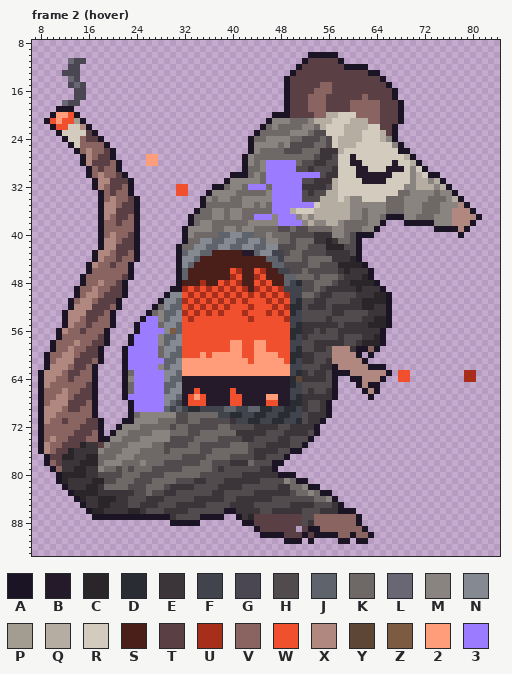
Edited in one commit: pixel-art file (tools/art/creatures/kilnshade/kilnshade_portrait.aseprite). Above is the file before it was changed.
96x96 pixels, 4 frames. Colours within 5 levels of each other are drawn and written as one. Shown: frame 2 (hover): x 7..84, y 8..93. The commit also changed other frames, which this record leaves out.
Visible layers, top first: "glow", "leds", "corpo".
Palette (. is transparent): A #1a1424  B #241a2a  C #2a2529  D #2a2c33  E #3b3539  F #41444d  G #4a4753  H #514b4e  J #5f636c  K #6e6866  L #6a6775  M #8a8480  N #858a92  P #a39c90  Q #b5ada1  R #d2cbbe  S #4a1f1a  T #5a4044  U #a82e1c  V #8a6460  W #f0502e  X #b08880  Y #5e4636  Z #7c5b40  2 #ff9c7a  3 #9b7bff
Pixels before, frame 2 (hover) (only the part around the change), first column x 34:
 8 ...................................................
 9 ...................................................
10 ...................AAAAA...........................
11 ..................ATTTTTA..........................
12 .................ATTTTTTTAAAA......................
13 ................ATTTTTTTTTTTTAA....................
14 ...............ATTTTTTTTTTTTTTTA...................
15 ...............ATTTTTVVTTTTTTTTTA..................
16 ...............ATTTTVVVTTTTTTTTTTA.................
17 ...............ATTTVVVTTTTTTVTTTTA.................
18 ...............ATTTVVVTTTTVVVVVTTTA................
19 ...............ATTTVVVTTTTVVVVVTTTA................
20 .............AAATTTTVVQQRRRVVVVTTTA................
21 ............AMMMKKKMQQQRRRQQQVVTTTA................
22 ...........AKMKKKKMMKQRRRQQQQRRTTA.................
23 ..........AKKKKKMMMKHHRRRQQQRRRQTA.................
24 .........AKKMMMMKKHHHKHRQQQQRRRQMA.................
25 .........AMMMMKMHHHHKKHRQQQRRRRRRMA................
26 .........AMKKKKHHHKKKEEEQRRRRRRRRRAA...............
27 ........AMKKKKKKKKKKHEEHRRBRRRRRRRRQA..............
28 ........AMKM33333KHHEEHHRRBBRRRRRBRRQA.............
29 ........AKKM33333HHEHHHERRRBBRRRBBBRMRA............
30 ......AAAKMK333333333HEERRRBBBBBBRRRMQRAA..........
31 .....AMMMMMK333333HHEEEQRRRRBBBBRRRRMQQMQA.........
32 ...AAKMMK333K33333EEEEHQRRRRRRRRRRRMMQQQMQA........
33 ..AMMMMKKKKKM33333HEHHQQRRRRRRRRRRKKMMMMKMMA.......
34 .AMKMMKKMMMMM33333HHHQQQRQMMRRRRKKKMMMMKKKMQA......
35 .AKKKKKKMMKMK3333333RQQQQQMMMMMMKKKMMMKKKMMMXA.....
36 AKKMMKMMKKKKK333QRRRQQQQQQMMKMMMKKKMMMKKKMMXXXA....
37 KKKMMKMMKK333M333MQMQQQQQQMMKMMKAAAMMKKKMMMXXXXA...
38 KMMKKKKKKMMMMM3333MQMMQQMKKKKMMA...AAAAAMMMXXXA....
39 MMMKKMMKMMKKKKHHKHHKKKKMMKKKMMA.........AAAAXA.....
40 KKKKJJNNJJKKMKKKHHHHEEEMMKHAAA..............A......
41 KNNJJNNJJNNJMMKKHKKKEECEKKHA.......................
42 NNJJNNJJNNJJNNHHHKKHHHCCCHHA.......................
43 NJJSSSSSBBJNNFFHKKHHHHEEEEHA.......................
44 JSSSSSSSSSSSJJFKKKHKKKKEEECA.......................
45 SSSSSSSSSSSSSJJHHHHKKHHHCCCCA......................
46 SSSSSSWUSSWUSSFFHHKHHHHHECEEEA.....................
47 SSSSSSUWSSUWSSSJJKKKHKKKHEEECA.....................
48 SUSSWUWUSSWUWSSJFDHHKKKHEECCCCA....................
49 UWUWUWUWUSUWUWUFFFHHKHEEEEECEEEA...................
50 WUWUWUWUWUWUWUWUFFKKHEEHHHHEEECCA..................
51 UWUWUWUWUWWWUWUWFDHHEEHHHHEECCCCA..................
52 WUWUWUWWWUWWWUWUDDHEEEHEEEEECCEEA..................
53 UWUWUWWWUWWWUWUWDFHHHHHEEHHHHEEEA..................
54 WWWWWWWWWUWWWWWUFFHHHHEHHHHHEECCA..................
55 WWWWWWWWWWWWWWWWFDEEEEEEHEEEECCCA..................
56 WWWWWWWWWWWWWWWWDDEEHEHHEEEEEEEA...................
After the commit:
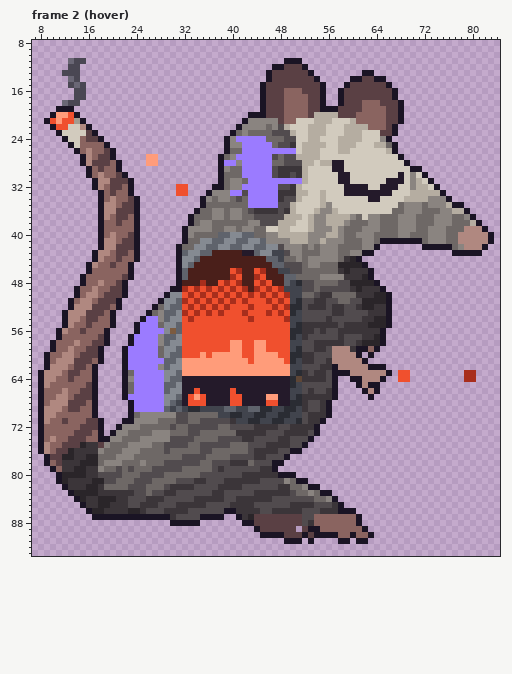
Difference:
Changed rows in their new state; - is an unchanged pixel.
Frame 2 (hover), layers "glow", "corpo":
first column x 38:
10 ---------------.....--------------------------
11 -----------AAA.......-------------------------
12 ---------AATTTA..........---------------------
13 --------ATTTT--A........A-.-------------------
14 --------ATTT----A.....AA--A-------------------
15 -------ATTTT-----A...A------------------------
16 -------ATTTVVV--TA..A-------------------------
17 -------ATTTVVVVTTA..A---T---------------------
18 -------ATTTVVVVTTA..A-TT----------------------
19 -------ATTTVVVVTTAAA--TT---V------------------
20 -----AAATTTVVVV-QQ--TTT----V------------------
21 ----AMMMM-TVVRRR-------VV--V------------------
22 ---AMMMM--HQRRRQQ--------VVV------------------
23 --AKMKK--HHHQRRQQQ---------T------------------
24 -AM33333KKKHHRRQQRR--------MA.----------------
25 -AMM33333KHHERQQQQR-------QQKA.---------------
26 -AKK333333333RQQQRRR-Q------QA..--------------
27 AKM333333H-HHQQQQRRR--R-------A..-------------
28 A33M3333-KKHHHQQRQQBB-RR-----R-A..------------
29 AMKK3333-HEEEEQRRRRBB--RR---RRR-AA.-----------
30 AKKK3333-HEEHEQRRRRRBB-RRRRRR-B--RA..---------
31 AK--K333------QRRRRRBB--RRRRBBB---RA..--------
32 ----3---3-HHEQRRRRRR-BBBB--BBB-R---RA..-------
33 --33H3333-EEEQQRRQRR-BBBBBBBB-RRQQQQQA..------
34 ---HK3333-EHHQRRR-RR-RRR-BB-RRRQQQQMMMA..-----
35 ----K3333-HHQRRR--MRRRRRRRRRRR-----MM-QAA.----
36 -----HEEEEHE-----MM-RRRRRRRRR----------QQA.---
37 ------HHHHHQQQRQMM-----KR---KKM--------KKMA.--
38 -------HHHQQQRR-----QM-----KKKMMMKKK---KKKQA--
39 --------RRQQRRRQMMMQ------MKKKMMMKKMMMKKKXXXA-
40 ---------MQQQQQMMMQQ--KMMMKKKKMMKKKMMMKKXXXXXA
41 ----------MMQQQMMQMMM-KKMMKAAAAAAAKMMMKKXXXXXA
42 -----------MMM-MKMMMKKKKMMA-------AAAAAKMXXXA-
43 ------------MMKKKMMMKKMMAA-------------AAAAA--
44 -------------MKMMMMMK-------------------------
45 --------------KMMKKK--------------------------
46 ---------------KKKKK--------------------------
47 ----------------KMMMM-------------------------
48 -------------------KHH------------------------
49 ------------------HHHH------------------------
50 -------------------KKKK-----------------------
51 --------------------KKHH----------------------
52 ---------------------HH-----------------------
Changed places in both pictures, as pixel boxes (x1, y1, x2, y2):
changed: (218, 52, 494, 310)
